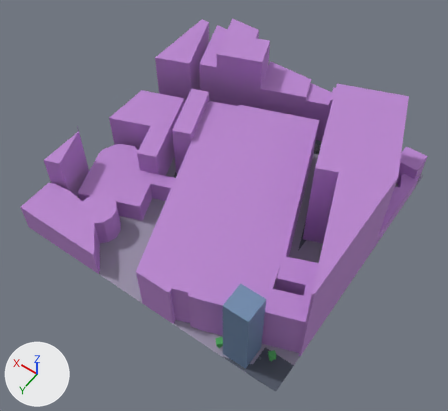
What one commit did to the glTF model public/maps/melbourne/chunks/2_-17.glb.
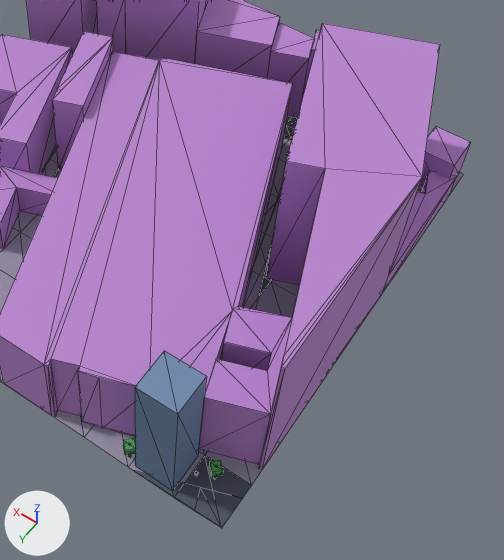
Each version appears first whole from a 50 mm camera at (201.5, 2121.7, 206.8) aimed at (289.9, 1998.0, 12.5), and next in a close-up on the part from 31% to 100% of the width and 17% to 100% of the height. Arrows for +X, +Y and +Z are at lower left; the lights stay in place. The older version's two pictures come first. The close-ups show mesh edges as thin lines. Where no turn or scale is listed for an object, it has been applied to the vertices. Vertices at exactly the same position are counted once.

Objects in the first close-up: 'compiled-chunk'.
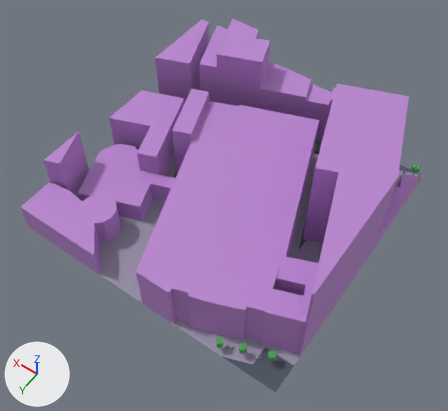
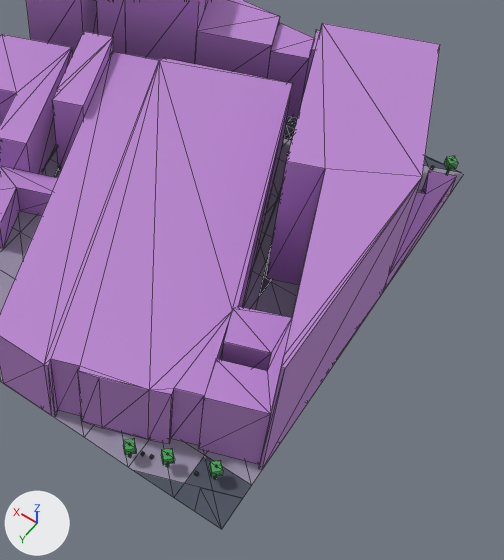
Pixel boxes [x1, y1, x2, y2] of what changed, in the close-ups (504 x 560 px; the box of a moved part takes in the faces that stretch with it):
'compiled-chunk', reshaped
    before: [0, 0, 471, 528]
    after: [0, 0, 464, 529]
part 1 of me_mesh_0, deleted (purple)
    before: [419, 126, 471, 188]
part 2 of me_mesh_0, deleted (blue)
    before: [135, 351, 207, 490]
part 3 of me_mesh_0, moved or reshaped
    before: [133, 455, 252, 528]
    after: [133, 455, 252, 529]

The edits, one by one:
me_mesh_0 is used by ob_compiled_chunk; location (294.0, 1986.0, 22.0).
me_mesh_0 had 731 vertices, 1124 faces and spanned x -60.0..60.0, y -60.0..60.0, z -21.7..21.7.
me_mesh_0 now has 715 vertices, 1100 faces and spans x -60.0..60.0, y -60.0..60.0, z -21.7..21.7.
me_mesh_0 part 1: the loose piece of 8 vertices spanning x -58.9..-49.1, y -58.9..-49.1, z -21.7..-9.0 is deleted.
me_mesh_0 part 2: the loose piece of 8 vertices spanning x -46.9..-37.1, y 49.1..58.9, z -21.7..13.2 is deleted.
Part 3, on me_mesh_0:
2 vertices are removed from x -60.0..-53.2, y 51.7..60.0, z -21.4..-21.3.
2 faces are deleted.
20 vertices move within x -60.0..-51.0, y 49.6..60.0, z -21.7..-15.7.
2 vertices are added at (-53.2, 60.0, -21.6), (-60.0, 51.7, -21.7).
2 new faces join them, mat_asphalt (greyish blue #4f5563).
Other edits to the shape of me_mesh_0 do not show in these pictures.
me_mesh_0 no longer uses material mat_skyscraper (blue #718caf).
